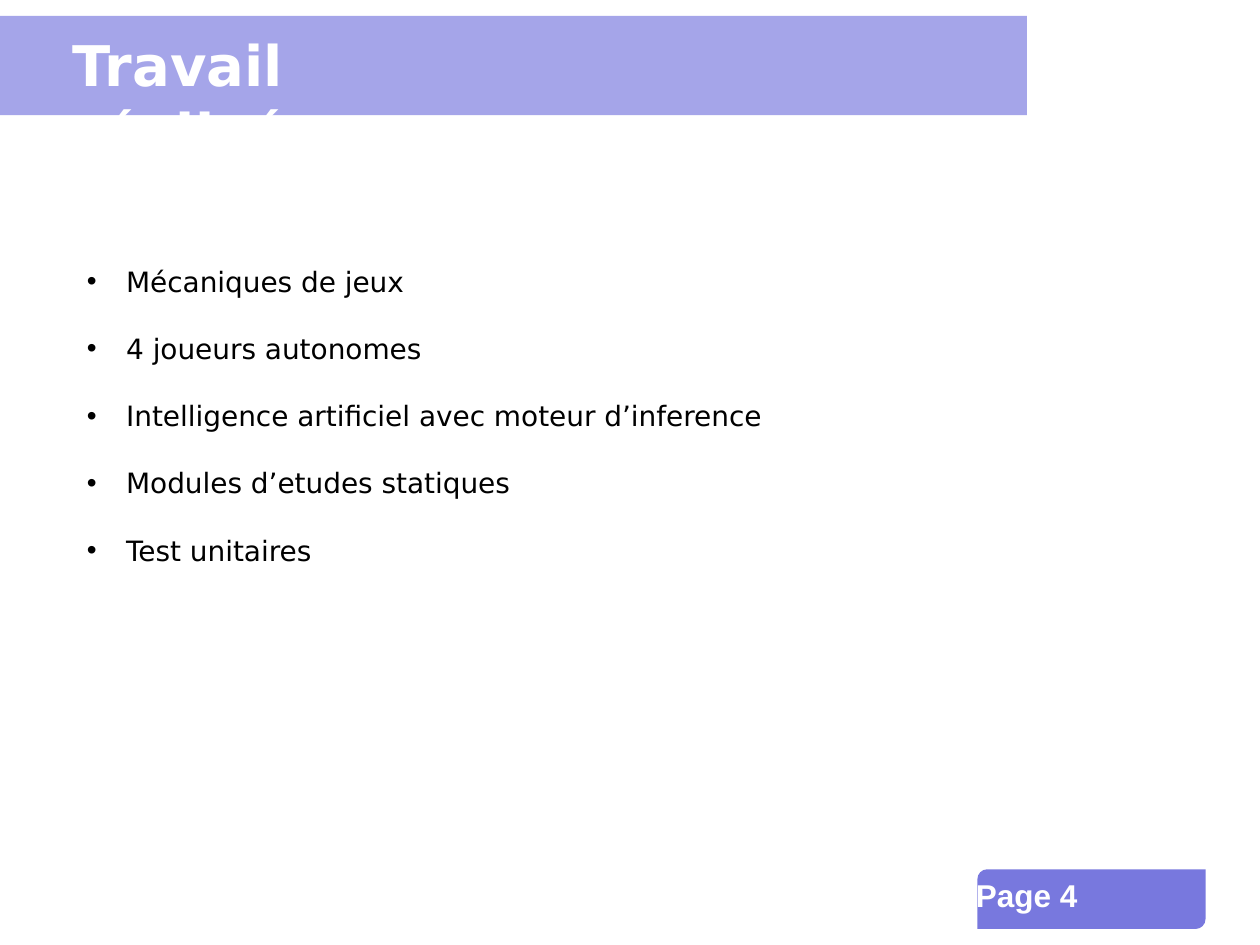
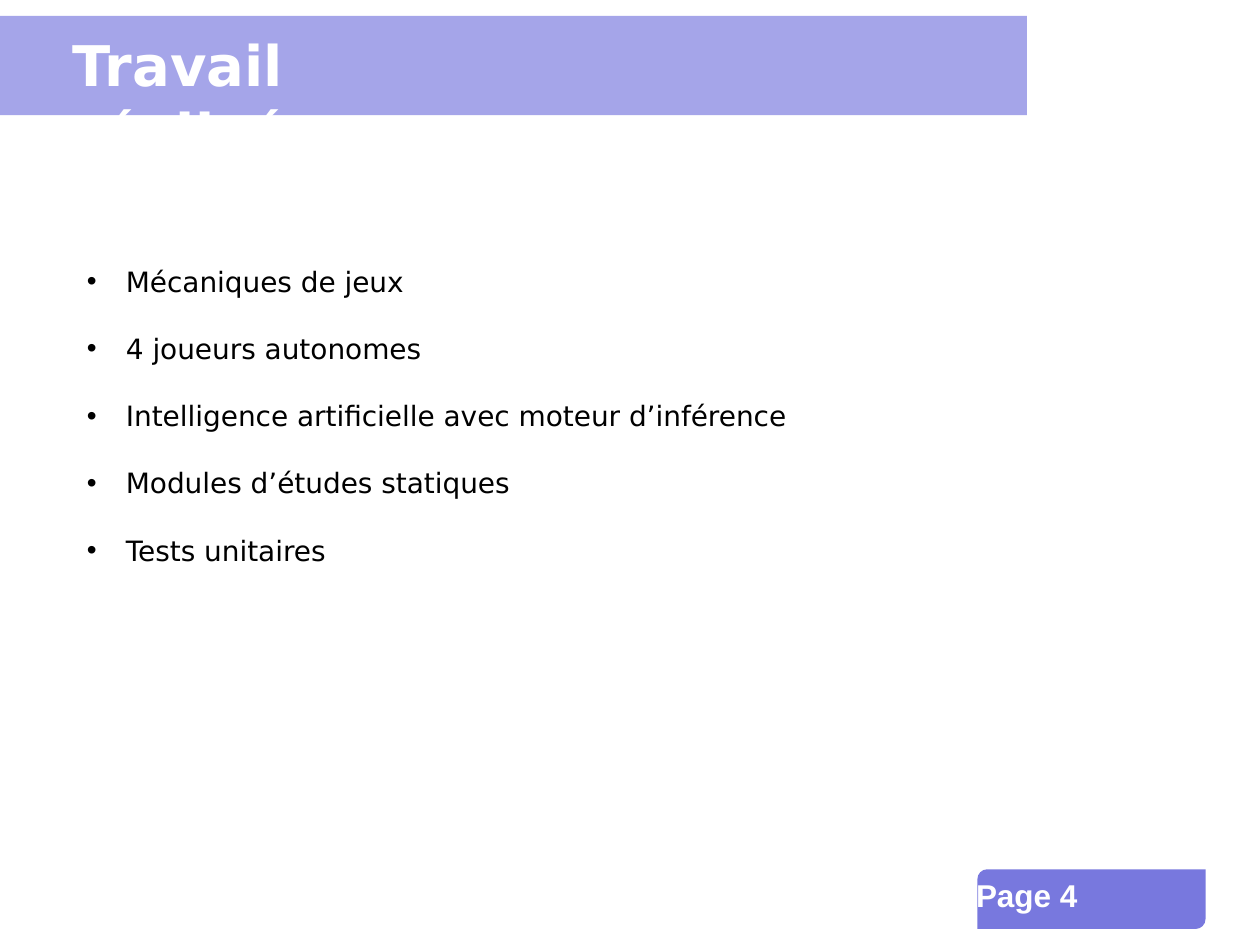
Before and after one commit to INSA-4IF-H4404-2013-2014/Connect-Four, a slide deck: slide 4 of presentation.ppt. Drawn at 1260x945 pixels with LibreOffice and Linux fonts; fonts in the diff are those of the drawing; background and template pictures are left out. Boxes give left, top, right and bottom in pixels: in the first picture for what was removed or moved away, otherwise in the second. Text is boxed around its words. In the diff, an @@ line names an element or a change of style, - is before the commit and + after.

```diff
--- a/presentation.ppt
+++ b/presentation.ppt
@@ text at box(126, 404, 786, 562): text changed @@
-• Intelligence artificiel avec moteur d’inference
-• Modules d’etudes statiques
-• Test unitaires
+• Intelligence artificielle avec moteur d’inférence
+• Modules d’études statiques
+• Tests unitaires
```
Also in this commit, not shown: 10 other slides changed, 1 other file.
